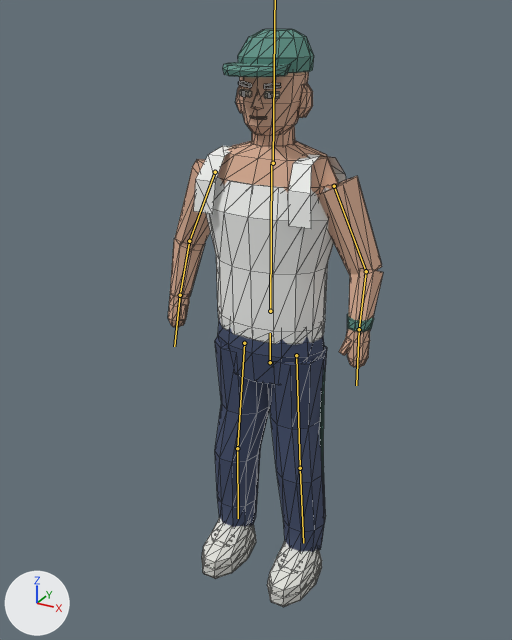
What one commit did to the glTF model characters/lior.glb.
The view is the same before and after, from a camera (50 mm lens) standing at (0.96, -1.842, 1.887) and looking at (-0.005, -0.086, 1.01). Arrows for +X, +Y and +Z are at lower left; the lights stay in place. The first picture is the older version. The bones that change, and the others that lie on the model, are drawn over the model as lines. Mesh edges are drawn as thin lines.

Objects in the first picture: '03 Lior | Character'.
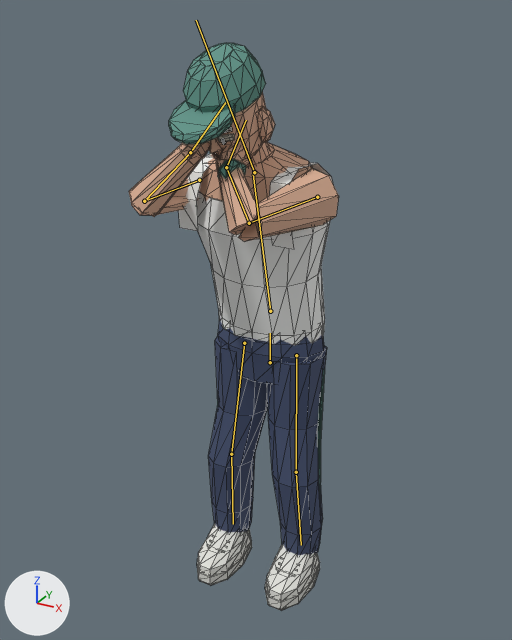
The newer file adds an action. The first version stands in its rest pose; the second is drawn at frame 48 of the action 'Hit Reaction | Sand in Eyes'.

What differs and where, as boxes [x1, y1, x2, y2] in the pictures (512 x 640 px):
'03 Lior | Character', posed: before [168, 29, 383, 607]; after [129, 43, 339, 611]
bone 'Spine', root to tip: before (270, 311) to (271, 164); after (270, 311) to (253, 174)
bone 'UpperArm.L', root to tip: before (215, 172) to (189, 241); after (199, 180) to (144, 201)
bone 'Forearm.L', root to tip: before (189, 241) to (180, 295); after (144, 201) to (190, 152)
bone 'Hand.L', root to tip: before (180, 295) to (174, 346); after (190, 152) to (225, 102)
bone 'UpperArm.R', root to tip: before (334, 186) to (366, 271); after (317, 197) to (249, 223)
bone 'Forearm.R', root to tip: before (366, 271) to (359, 329); after (249, 223) to (226, 167)
bone 'Hand.R', root to tip: before (359, 329) to (356, 385); after (226, 167) to (246, 120)
bone 'Thigh.L', root to tip: before (244, 343) to (237, 448); after (244, 343) to (231, 454)
bone 'Shin.L', root to tip: before (237, 448) to (238, 518); after (231, 454) to (233, 524)
bone 'Thigh.R', root to tip: before (296, 355) to (300, 468); after (296, 355) to (296, 472)
bone 'Shin.R', root to tip: before (300, 468) to (303, 543); after (296, 472) to (301, 545)

Diff of the bpy script that builds the scene:
```diff
--- a/characters/lior.glb.py
+++ b/characters/lior.glb.py
@@ bone_spine @@
 bone_spine = bpy.data.objects['03 Lior | Rig'].pose.bones['Spine']  # child of 'Pelvis'
-bone_spine.rotation_quaternion = (1.0, 0.0, 0.0, 0.0)  # degrees (0, 0, 0)
+bone_spine.rotation_quaternion = (0.994, 0.11, -0.027, 0.003)  # degrees (13, -3, 0)
@@ bone_head @@
 bone_head = bpy.data.objects['03 Lior | Rig'].pose.bones['Head']  # child of 'Spine'
-bone_head.rotation_quaternion = (1.0, 0.0, 0.0, 0.0)  # degrees (0, 0, 0)
+bone_head.rotation_quaternion = (0.986, 0.164, -0.034, 0.005)  # degrees (19, -4, 0)
@@ bone_upperarm_l @@
 bone_upperarm_l = bpy.data.objects['03 Lior | Rig'].pose.bones['UpperArm.L']  # child of 'Spine'
-bone_upperarm_l.rotation_quaternion = (1.0, 0.0, 0.0, 0.0)  # degrees (0, 0, 0)
+bone_upperarm_l.rotation_quaternion = (-0.628, 0.689, 0.0, -0.361)  # degrees (-87, 30, 32)
@@ bone_forearm_l @@
 bone_forearm_l = bpy.data.objects['03 Lior | Rig'].pose.bones['Forearm.L']  # child of 'UpperArm.L'
-bone_forearm_l.rotation_quaternion = (1.0, 0.0, 0.0, 0.0)  # degrees (0, 0, 0)
+bone_forearm_l.rotation_quaternion = (0.72, -0.676, 0.0, -0.158)  # degrees (-85, -12, -13)
@@ bone_hand_l @@
 bone_hand_l = bpy.data.objects['03 Lior | Rig'].pose.bones['Hand.L']  # child of 'Forearm.L'
-bone_hand_l.rotation_quaternion = (1.0, 0.0, 0.0, 0.0)  # degrees (0, 0, 0)
+bone_hand_l.rotation_quaternion = (0.904, -0.428, 0.0, 0.004)  # degrees (-51, 0, 0)
@@ bone_upperarm_r @@
 bone_upperarm_r = bpy.data.objects['03 Lior | Rig'].pose.bones['UpperArm.R']  # child of 'Spine'
-bone_upperarm_r.rotation_quaternion = (1.0, 0.0, 0.0, 0.0)  # degrees (0, 0, 0)
+bone_upperarm_r.rotation_quaternion = (-0.617, 0.757, 0.0, 0.214)  # degrees (-99, -19, -16)
@@ bone_forearm_r @@
 bone_forearm_r = bpy.data.objects['03 Lior | Rig'].pose.bones['Forearm.R']  # child of 'UpperArm.R'
-bone_forearm_r.rotation_quaternion = (1.0, 0.0, 0.0, 0.0)  # degrees (0, 0, 0)
+bone_forearm_r.rotation_quaternion = (0.811, -0.498, 0.0, 0.308)  # degrees (-58, 18, 32)
@@ bone_hand_r @@
 bone_hand_r = bpy.data.objects['03 Lior | Rig'].pose.bones['Hand.R']  # child of 'Forearm.R'
-bone_hand_r.rotation_quaternion = (1.0, 0.0, 0.0, 0.0)  # degrees (0, 0, 0)
+bone_hand_r.rotation_quaternion = (0.88, -0.47, 0.0, 0.071)  # degrees (-56, 4, 7)
@@ bone_thigh_l @@
 bone_thigh_l = bpy.data.objects['03 Lior | Rig'].pose.bones['Thigh.L']  # child of 'Pelvis'
-bone_thigh_l.rotation_quaternion = (1.0, 0.0, 0.0, 0.0)  # degrees (0, 0, 0)
+bone_thigh_l.rotation_quaternion = (0.999, -0.052, 0.002, 0.002)  # degrees (-6, 0, 0)
@@ bone_shin_l @@
 bone_shin_l = bpy.data.objects['03 Lior | Rig'].pose.bones['Shin.L']  # child of 'Thigh.L'
-bone_shin_l.rotation_quaternion = (1.0, 0.0, 0.0, 0.0)  # degrees (0, 0, 0)
+bone_shin_l.rotation_quaternion = (0.998, 0.061, -0.003, -0.003)  # degrees (7, 0, 0)
@@ bone_thigh_r @@
 bone_thigh_r = bpy.data.objects['03 Lior | Rig'].pose.bones['Thigh.R']  # child of 'Pelvis'
-bone_thigh_r.rotation_quaternion = (1.0, 0.0, 0.0, 0.0)  # degrees (0, 0, 0)
+bone_thigh_r.rotation_quaternion = (0.999, -0.035, -0.001, -0.001)  # degrees (-4, 0, 0)
@@ bone_shin_r @@
 bone_shin_r = bpy.data.objects['03 Lior | Rig'].pose.bones['Shin.R']  # child of 'Thigh.R'
-bone_shin_r.rotation_quaternion = (1.0, 0.0, 0.0, 0.0)  # degrees (0, 0, 0)
+bone_shin_r.rotation_quaternion = (0.999, 0.052, 0.002, 0.002)  # degrees (6, 0, 0)
```
